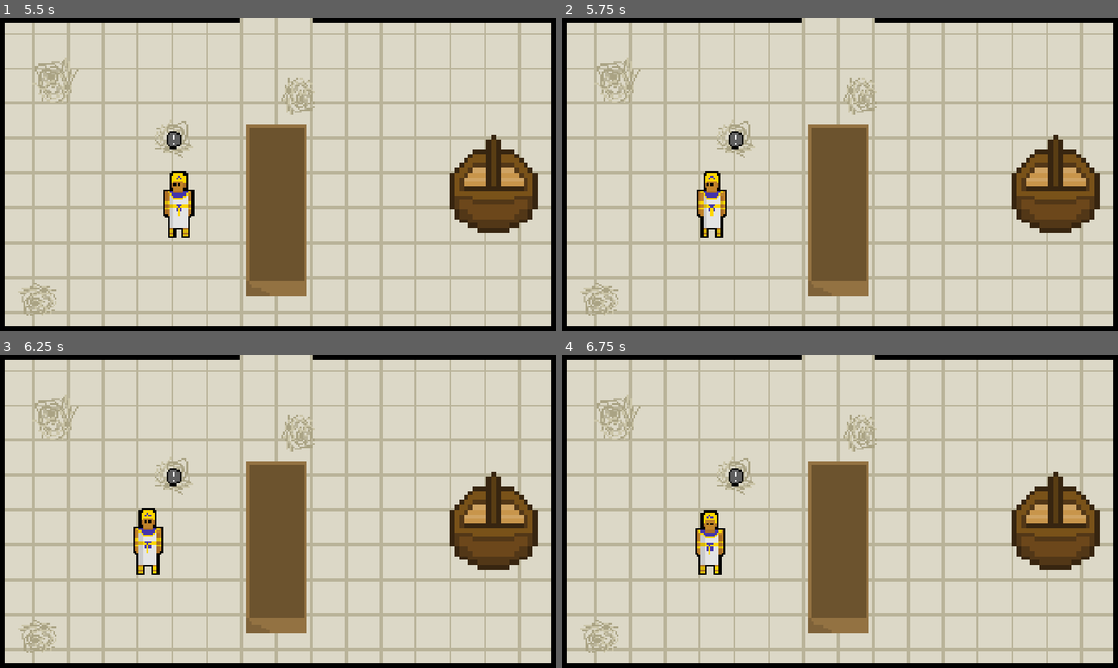
Above: before the commit, frames 1-4 (two rows, left to right).
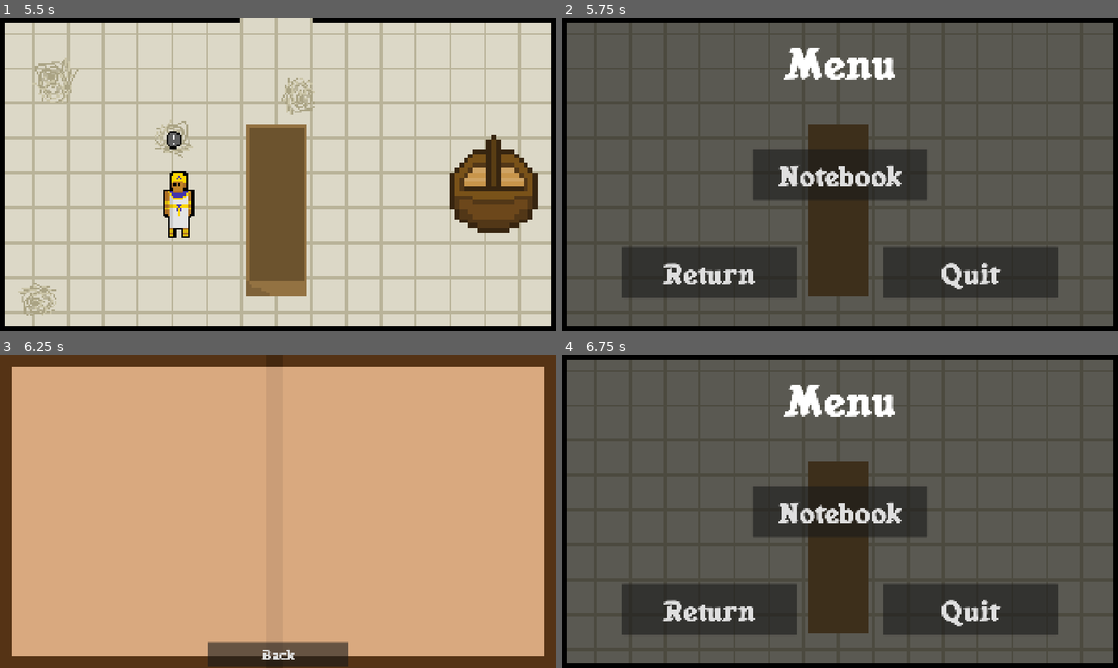
Above: after the commit, the same moments.

Repository: liadriscoll-arch/Field-of-Reeds
Game: Godot game, scene res://Scenes/start_screen.tscn
Two runs of this game, one before a commit and one after it. Both use one fixed random seed, a clock stepped at 60 frames per second and the inputs below.
Inputs (mouse positions are in pixels of both pictures, inside the frame that each line leads up to):
- Up to frame 1 (5.5 s): click "Start" at 0.5 s; click "Start" at 1.25 s; tap Enter (ui_accept) at 2, 2.27, 2.75, 3.02, 4.25, 4.52, 5.27 s; hold Right (ui_right) 2.03-2.78 s; tap Backspace every 0.75 s from 2.1 to 5.1 s; hold Down (ui_down) 2.78-3.53 s; hold Right (ui_right) 3.53-4.28 s; hold Up (ui_up) 4.28-5.03 s; hold Left (ui_left) from 5.03 s (still down)
- Up to frame 2 (5.75 s): keep holding Left (ui_left); tap Escape (ui_cancel) at 5.65 s
- Up to frame 3 (6.25 s): release Left (ui_left) at 5.75 s; click (278, 511) at 5.75 s, where only the run after the commit has a clickable "Notebook"
- Up to frame 4 (6.75 s): click (840, 655) at 6.5 s, where only the run after the commit has a clickable "Back"

Frame 1 is identical in both runs. In frame 2, 94% of the frame differs, in the area x 0-100%, y 0-99%; in frame 3, 100%, in the area x 0-100%, y 0-100%; in frame 4, 94%.
Error before the commit: Invalid access to property or key 'position' on a base object of type 'null instance'. (res://Scripts/global.gd:46)

Commit message:
bug fixes
fixed notebook
added notebook and back button functionality

Diff:
--- a/Scenes/notebook.tscn
+++ b/Scenes/notebook.tscn
@@ -18,22 +18,26 @@
 offset_top = -470.0
 offset_right = -65.0
 offset_bottom = 381.0
-theme_override_fonts/font = ExtResource("3_g5l6w")
+theme_override_fonts/font = ExtResource("3_0mo57")
 theme_override_font_sizes/font_size = 75
+autowrap_mode = 3
 
 [node name="note_side_2" type="Label" parent="." unique_id=1355501946]
 offset_left = 50.0
 offset_top = -470.0
 offset_right = 875.0
 offset_bottom = 381.0
-theme_override_fonts/font = ExtResource("3_g5l6w")
+theme_override_fonts/font = ExtResource("3_0mo57")
 theme_override_font_sizes/font_size = 75
+autowrap_mode = 3
 
 [node name="Button" type="Button" parent="." unique_id=223112734]
 offset_left = -243.0
 offset_top = 451.0
 offset_right = 243.0
 offset_bottom = 531.0
-theme_override_fonts/font = ExtResource("3_g5l6w")
+theme_override_fonts/font = ExtResource("3_0mo57")
 theme_override_font_sizes/font_size = 50
 text = "Back"
+
+[connection signal="pressed" from="Button" to="." method="_on_button_pressed"]
--- a/Scenes/pause_screen.tscn
+++ b/Scenes/pause_screen.tscn
@@ -38,6 +38,15 @@
 theme_override_font_sizes/font_size = 100
 text = "Return"
 
+[node name="notebook_button" type="Button" parent="." unique_id=37563596]
+offset_left = -301.0
+offset_top = -88.0
+offset_right = 301.0
+offset_bottom = 89.0
+theme_override_fonts/font = ExtResource("3_rbgr5")
+theme_override_font_sizes/font_size = 100
+text = "Notebook"
+
 [node name="Label" type="Label" parent="." unique_id=904870888]
 offset_left = -920.0
 offset_top = -500.0
@@ -50,3 +59,4 @@
 
 [connection signal="pressed" from="Quit_button" to="." method="_on_quit_button_pressed"]
 [connection signal="pressed" from="return_button" to="." method="_on_return_button_pressed"]
+[connection signal="pressed" from="notebook_button" to="." method="_on_notebook_button_pressed"]
--- a/Scripts/global.gd
+++ b/Scripts/global.gd
@@ -25,6 +25,7 @@
 var worthy
 var previous_scene_path = ""
 var notes = ""
+var notes_2 = ""
 
 
 func _ready() -> void:
@@ -41,19 +42,27 @@
 
 func _process(delta):
 	if Input.is_action_just_pressed("ui_cancel"):
-		Global.previous_scene_path = get_tree().current_scene.scene_file_path
-		if Global.previous_scene_path == "res://Scenes/tomb_room.tscn":
-			Global.tomb_room_position = $Pharoah.position
-		elif Global.previous_scene_path == "res://Scenes/river_room.tscn":
-			Global.river_room_position = $Pharoah.position
-		elif Global.previous_scene_path == "res://Scenes/room_2.tscn":
-			Global.room_2_position = $Pharoah.position
-		elif Global.previous_scene_path == "res://Scenes/room_4.tscn":
-			Global.room_4_position = $Pharoah.position
-		elif Global.previous_scene_path == "res://Scenes/room_3.tscn":
-			Global.room_3_position = $Pharoah.position
-		else: return
+		var scene = get_tree().current_scene
+		var path = scene.scene_file_path
+		var pharaoh = scene.get_node_or_null("Pharaoh")
 
+		if pharaoh == null:
+			return
+
+		if path == "res://Scenes/tomb_room.tscn":
+			tomb_room_position = pharaoh.position
+		elif path == "res://Scenes/river_room.tscn":
+			room_river_position = pharaoh.position
+		elif path == "res://Scenes/room_2.tscn":
+			room_2_position = pharaoh.position
+		elif path == "res://Scenes/room_4.tscn":
+			room_4_position = pharaoh.position
+		elif path == "res://Scenes/room_3.tscn":
+			room_3_position = pharaoh.position
+		else:
+			return
+
+		previous_scene_path = path
 		get_tree().change_scene_to_file("res://Scenes/pause_screen.tscn")
 
 
--- a/Scripts/notebook.gd
+++ b/Scripts/notebook.gd
@@ -1,12 +1,62 @@
 extends Node2D
+
 @onready var note_side_1: Label = $note_side_1
 @onready var note_side_2: Label = $note_side_2
 
 
+func _ready() -> void:
+	note_side_1.autowrap_mode = TextServer.AUTOWRAP_WORD_SMART
+	note_side_2.autowrap_mode = TextServer.AUTOWRAP_WORD_SMART
+	note_side_1.clip_text = true
+	note_side_2.clip_text = true
 
-func _ready() -> void:
 	note_side_1.text = Global.notes
+	note_side_2.text = Global.notes_2
+
+func _input(event: InputEvent) -> void:
+	if not (event is InputEventKey and event.pressed):
+		return
+
+	if event.keycode == KEY_BACKSPACE:
+		delete_letter()
+	elif event.keycode == KEY_ENTER:
+		type_letter("\n")
+	elif event.unicode >= 32 and event.unicode != 127:
+		type_letter(char(event.unicode))
+func is_full(label: Label) -> bool:
+	var total_lines = label.get_line_count()
+	return total_lines > label.get_visible_line_count()
+
+func type_letter(letter: String) -> void:
+	if note_side_2.text == "":
+		# still writing on the first label
+		note_side_1.text = note_side_1.text + letter
+		if is_full(note_side_1):
+			# it didn't fit: take it off and put it on the second label
+			note_side_1.text = remove_last_letter(note_side_1.text)
+			note_side_2.text = letter
+	else:
+		# writing on the second label
+		note_side_2.text = note_side_2.text + letter
+		if is_full(note_side_2):
+			# the second label is full too: take it off, no more typing
+			note_side_2.text = remove_last_letter(note_side_2.text)
+	save_notes()
+
+func delete_letter() -> void:
+	if note_side_2.text != "":
+		note_side_2.text = remove_last_letter(note_side_2.text)
+	else:
+		note_side_1.text = remove_last_letter(note_side_1.text)
+	save_notes()
+
+func remove_last_letter(text: String) -> String:
+	return text.left(text.length() - 1)
+
+func save_notes() -> void:
+	Global.notes = note_side_1.text
+	Global.notes_2 = note_side_2.text
 
 
-func _process(delta: float) -> void:
-	pass
+func _on_button_pressed() -> void:
+	get_tree().change_scene_to_file("res://Scenes/pause_screen.tscn")
--- a/Scripts/pause_screen.gd
+++ b/Scripts/pause_screen.gd
@@ -10,3 +10,7 @@
 
 func _on_return_button_pressed() -> void:
 	Global.go_back_to_previous_scene()
+
+
+func _on_notebook_button_pressed() -> void:
+	get_tree().change_scene_to_file("res://Scenes/notebook.tscn")
Not shown: 1 places in Scenes/notebook.tscn that only renumber resources
